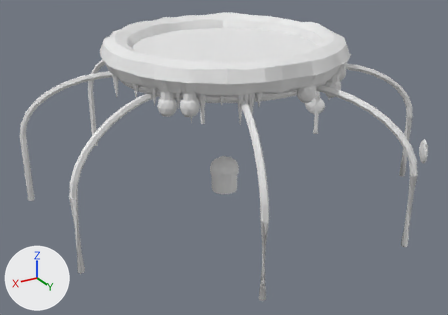
One commit to the FBX model shared/modeling-kit/out/goo_jar_trim_4_top@crystal.fbx: the scene before it, then after it.
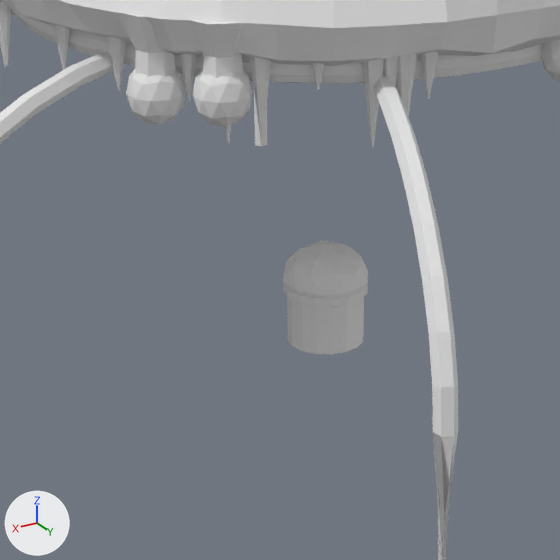
Old and new are each drawn whole from a 50 mm camera at (33.6, 55.7, 31.8) aimed at (1.1, 1.4, 4.6) and again close up on the part from 26% to 68% of the width and 24% to 84% of the height. The axes (+X, +Y, +Z) are drawn at lower left. The lights are the same throughout. The first two pictures are the older version.

The first close-up shows 'goo_jar_trim_4_top'.
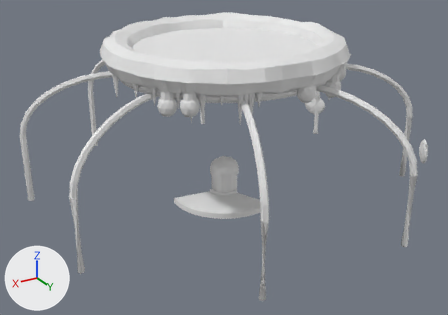
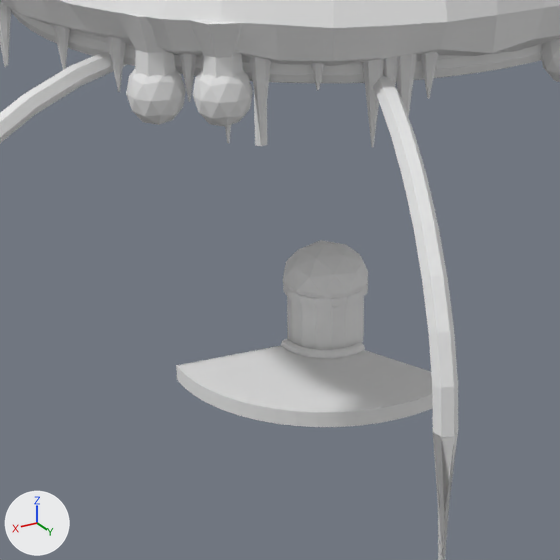
The newer file is also turned or shifted as a whole; pictures and numbers use the older file's frame.

Location of each change, (x1, y1, x2, y2) in pixels of the close-ups (560 x 560 px):
part 1 of me_goo_jar_trim_4_top, added: after (177, 346, 433, 427)
part 2 of me_goo_jar_trim_4_top, added: after (281, 339, 365, 359)
part 3 of me_goo_jar_trim_4_top, added: after (176, 346, 280, 380)

Diff of the bpy script that builds the scene:
```diff
--- a/shared/modeling-kit/out/goo_jar_trim_4_top@crystal.fbx.py
+++ b/shared/modeling-kit/out/goo_jar_trim_4_top@crystal.fbx.py
@@ me_goo_jar_trim_4_top @@
 # used by ob_goo_jar_trim_4_top; location = (0.0, 0.0, 0.0)
 # verts and faces of me_goo_jar_trim_4_top; kept vertices keep their numbers, new ones are numbered from 3400
-me_goo_jar_trim_4_top.from_pydata(...)  # 3400 vertices, 3594 faces; spans x -20.5..20.5, y -20.4..20.4, z 0.0..18.2
+me_goo_jar_trim_4_top.from_pydata(...)  # 3552 vertices, 3717 faces; spans x -20.5..20.5, y -20.4..20.4, z -0.6..18.2
+# me_goo_jar_trim_4_top part 1: a new loose piece of 72 vertices spanning x -2.2..6.3, y -0.8..6.1, z -0.6..0.0, in mat_goo_jar_trim_4_top_vcol (white #e7e7e7)
+# me_goo_jar_trim_4_top part 2: a new loose piece of 72 vertices spanning x -0.5..2.0, y -0.2..1.9, z -0.1..0.3, in mat_goo_jar_trim_4_top_vcol (white #e7e7e7)
+# me_goo_jar_trim_4_top part 3
+verts[3400] = (1.7, -0.2, -0.6)
+verts[3401] = (1.6, -0.2, -0.6)
+verts[3402] = (6.3, -0.8, -0.6)  # pixel (177, 380)
+verts[3403] = (6.3, -0.8, -0.6)  # pixel (176, 379)
+for new, old in zip([*range(3404, 3408)], [*range(3400, 3404)]): verts[new] = verts[old] + (0.0, 0.0, 0.6)
+faces += [(3400, 3401, 3405, 3404), (3401, 3403, 3407, 3405), (3402, 3406, 3407, 3403), (3400, 3404, 3406, 3402), (3400, 3402, 3403, 3401), (3404, 3405, 3407, 3406)]
 me_goo_jar_trim_4_top.materials.append(mat_goo_jar_trim_4_top_vcol)
```
